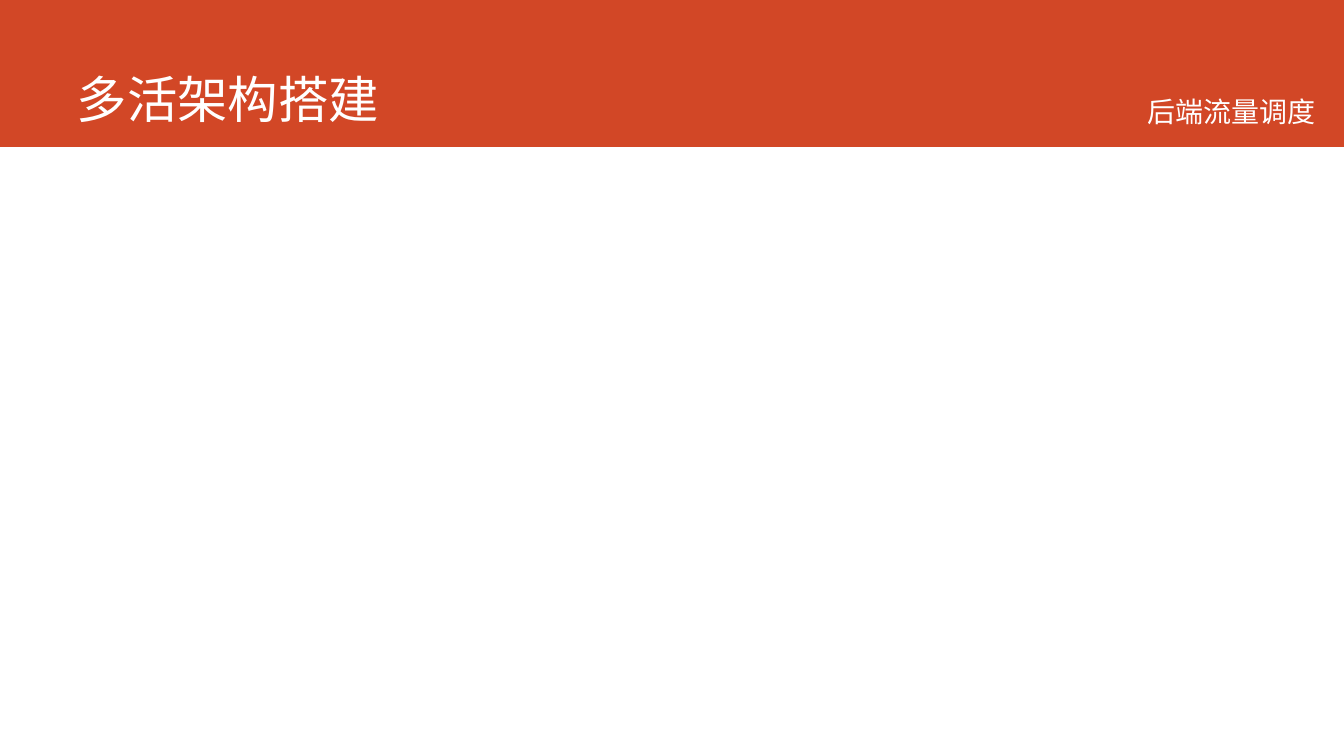
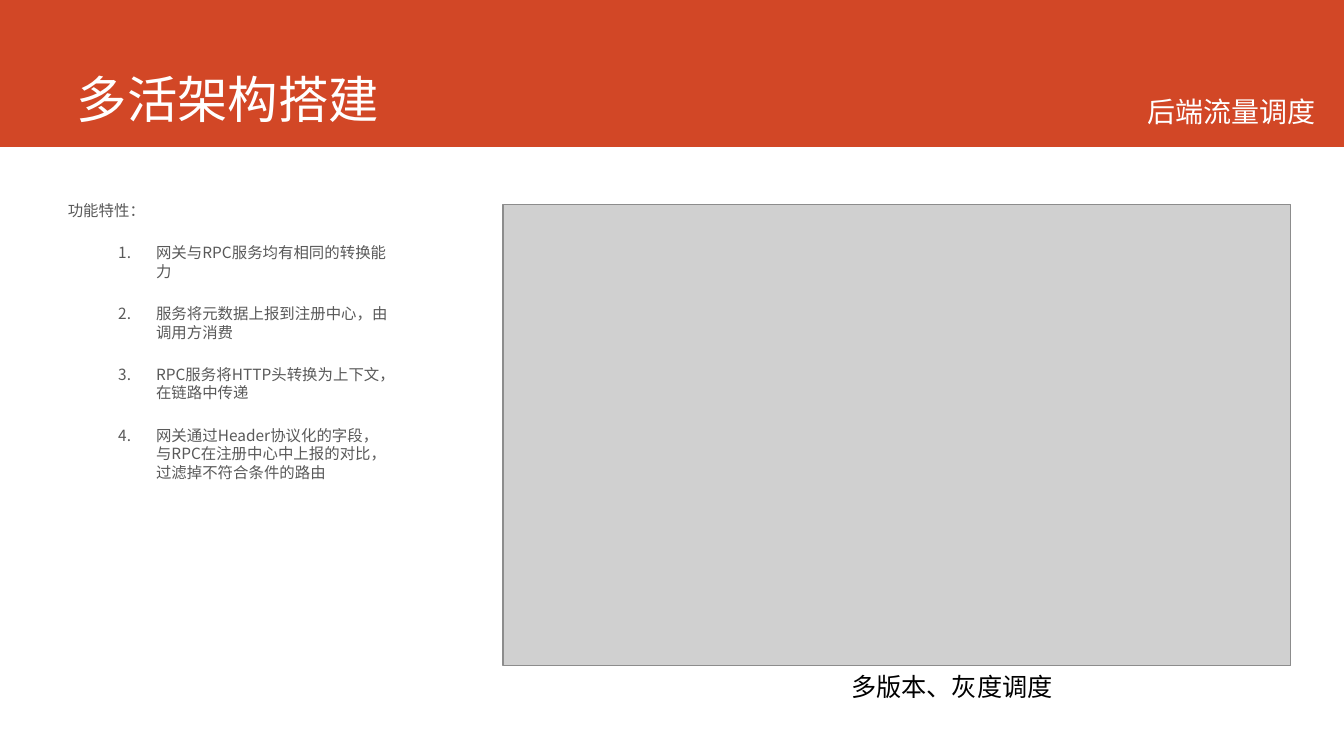
Before and after one commit to printfcoder/printfcoder, a slide deck: slide 8 of job/me/个人介绍.pptx. Drawn at 1344x756 pixels with LibreOffice and Linux fonts; fonts in the diff are those of the drawing; grey boxes stand for pictures. Boxes give left, top, right and bottom in pixels: in the first picture for what was removed or moved away, otherwise in the second. Text is boxed around its words. In the diff, an @@ line names an element or a change of style, - is before the commit and + after.

Commit message:
多活

```diff
--- a/job/me/个人介绍.pptx
+++ b/job/me/个人介绍.pptx
@@ text added at (68, 203, 395, 479), 11 pt, text #595959 @@
+功能特性：
+  1. 网关与RPC服务均有相同的转换能力
+  2. 服务将元数据上报到注册中心，由调用方消费
+  3. RPC服务将HTTP头转换为上下文，在链路中传递
+  4. 网关通过Header协议化的字段，与RPC在注册中心中上报的对比，过滤掉不符合条件的路由
@@ picture added at (503, 205, 1292, 666) @@
@@ text added at (851, 674, 1053, 698), 18 pt, text #000000 @@
+多版本、灰度调度
```
Also in this commit, not shown: 1 slide added, 1 slide removed, 1 other file.
